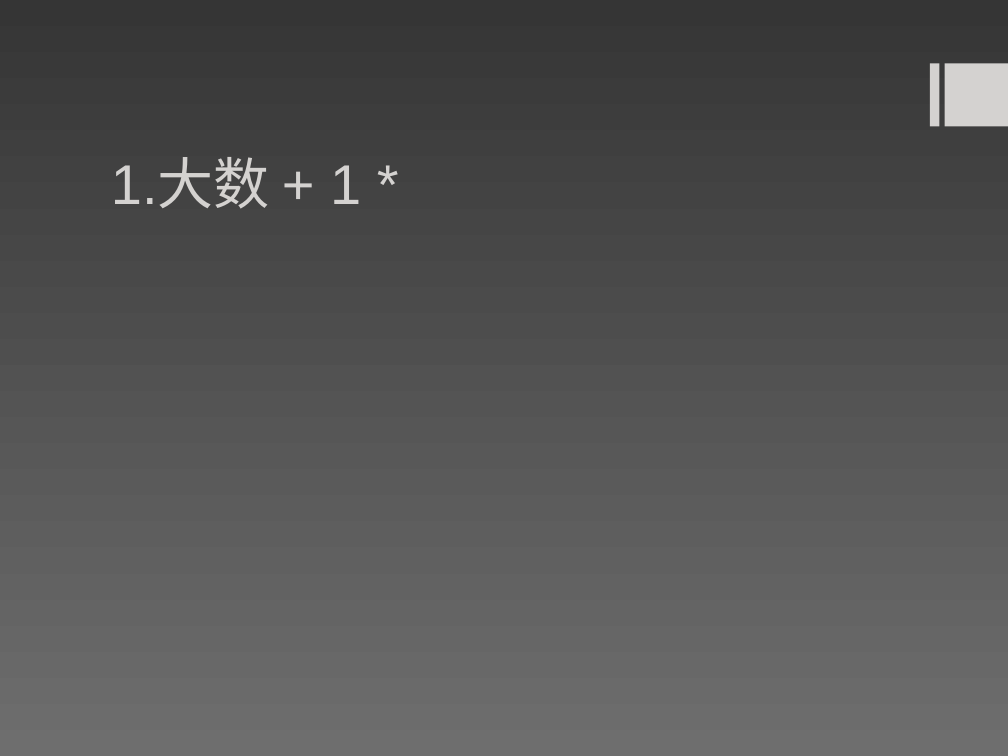
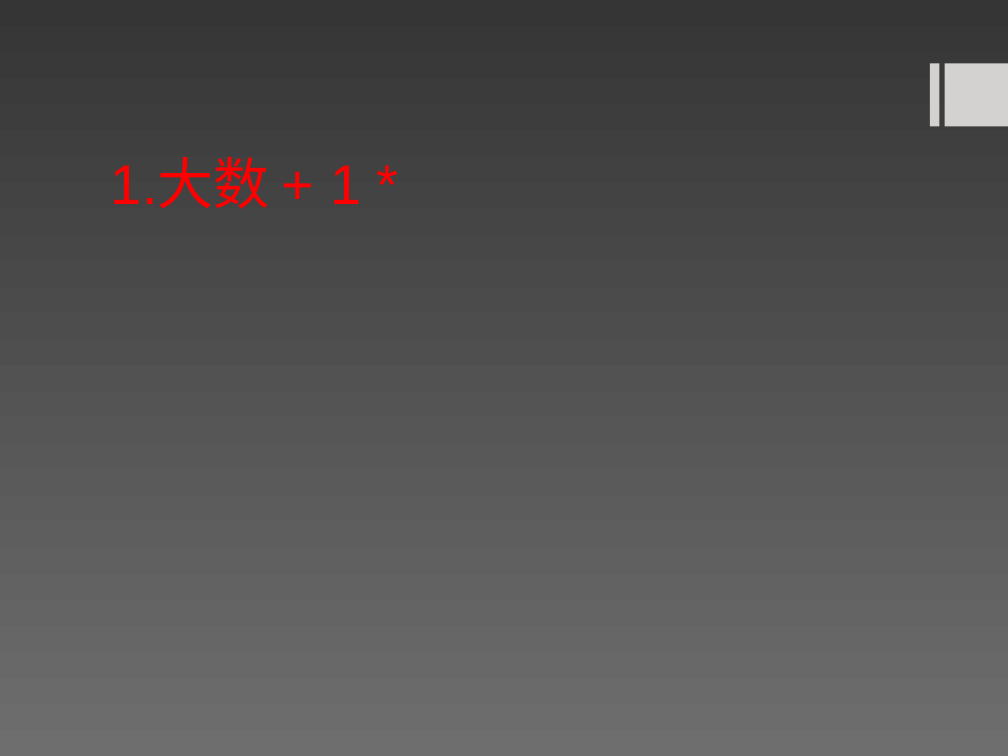
Before and after one commit to sunwaylive/five-minutes-algorithm, a slide deck: slide 17 of code_on_paper.ppt (slide 9 before the commit). Drawn at 1008x756 pixels with LibreOffice and Linux fonts; fonts in the diff are those of the drawing. Boxes give left, top, right and bottom in pixels: in the first picture for what was removed or moved away, otherwise in the second. Text is boxed around its words. In the diff, an @@ line names an element or a change of style, - is before the commit and + after.

```diff
--- a/code_on_paper.ppt
+++ b/code_on_paper.ppt
@@ title "1.大数 + 1 *" at [111,160,361,209]: text colour #D4D2D0 to #FF0000 @@
```
Also in this commit, not shown: 2 other files.
